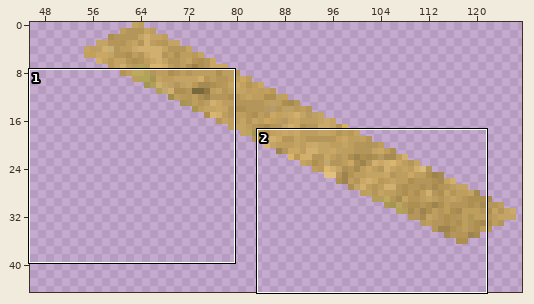
Two versions of one sprite sheet, data/images/terrain/beach/beach2.png. Above, an overview of the earlier version with the close-up marked.
Close-up. Before the edit:
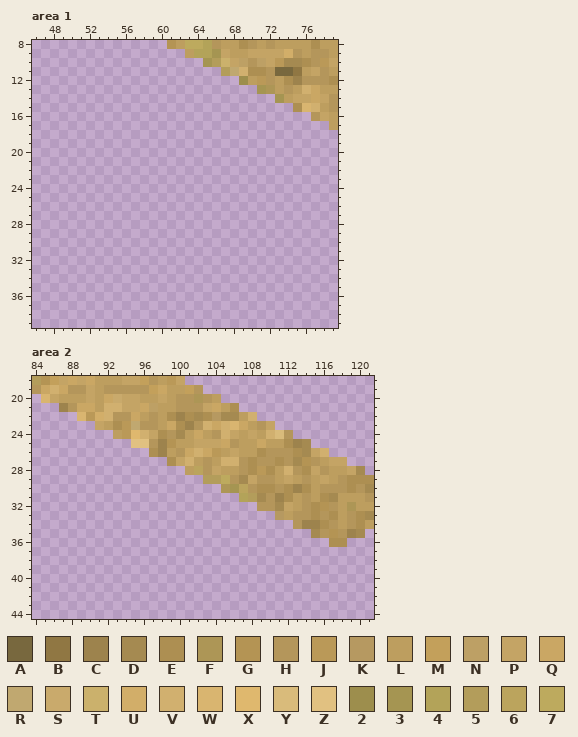
The file is 128x64 pixels. Colours within 5 levels of each other are drawn and written as one. Shown: area 1: x 46..79, y 8..39; area 2: x 84..121, y 18..44. The wide view leaves out empty margins.
Palette (. is transparent): A #78683e  B #907743  C #9d834d  D #a58a51  E #ad8f52  F #ad9656  G #b49454  H #b4965b  J #ba9958  K #b69961  L #bd9e5f  M #c3a05b  N #bda065  P #c4a465  Q #caa764  R #c0a870  S #c9aa6c  T #cbb16c  U #d2ae69  V #d1b06f  W #d9b570  X #dfb86e  Y #d9bb7b  Z #e1c181  2 #9d8e4d  3 #a59552  4 #b3a359  5 #b39d5b  6 #bba45d  7 #bdaa5e
Pixels before, area 1, first column x 61:
 8 GL774HLLEHLHLLLLELL
 9 ..L443PLLPPPPUHLHHL
10 ....35TPNHNPJDDEHJP
11 ......5RVEEHAABLPHL
12 ........2LJHLECHHHE
13 ..........3FLHLVQLL
14 ............3LPPQPH
15 ..............EWVLH
16 ................HPL
17 ..................L
Pixels before, area 2, first column x 84:
18 5GMPQPQLLLPPMHLJP.....................
19 HQVQHHPLHHHHHMQLLMH...................
20 .WPLLLPLQSPPLLPLHHFHL.................
21 ...CHQQLVVPPQNLLHHHPQLE...............
22 .....WJUVHHQLHLECEDEKDDLV.............
23 .......PLEJRHHLQECHVQVWQLHP...........
24 .........LJXVPEHDLQLHVPLPLVYH.........
25 ...........ZZHCGLLPPPQHLLQLLECD.......
26 .............ECLHQVQJLPLLEHHHEDPV.....
27 ...............EPVLHLVVHEHHEHDGHLPP...
28 .................L6HPLLHEJELVHEPHLLPD.
29 ...................557HDPHHLPLHLPLHEEE
30 .....................F36HEEHECELHHHEHD
31 .......................45DHCELHLEDLLLH
32 .........................HHDPLHEGHLFLL
33 ...........................KLHHEHELHED
34 .............................HCCEHLHEL
35 ...............................DHGHCD.
36 .................................EE...
New version:
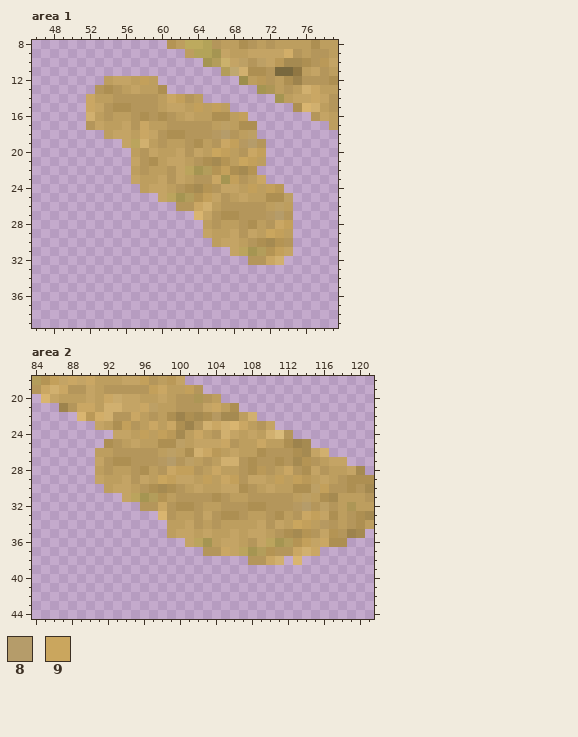
Colours new in this view: 8 #b59c6a  9 #caa65e
Changes in this commit:
{"where": "area 1"}
{"y":12,"x":54,"old":"......","new":"LPPLML"}
{"y":13,"x":53,"old":"........","new":"HEHLPLLE"}
{"y":14,"x":52,"old":".............","new":"QLLHHHHHLQMHL"}
{"y":15,"x":52,"old":"................","new":"QPHEEHHHLPPLMLML"}
{"y":16,"x":52,"old":"..................","new":"VLHLLHEHEHLPLLEELM"}
{"y":17,"x":52,"old":"...................","new":"HPLLPHQLLHHHHHLNLEE"}
{"y":18,"x":54,"old":".................","new":"LPPLQPHEEHHHK8HLN"}
{"y":19,"x":56,"old":"................","new":"P6VLHLLHELHQMK8H"}
{"y":20,"x":57,"old":"...............","new":"LHPLLPHPL9MLHQM"}
{"y":21,"x":57,"old":"...............","new":"PHELPPLHEDGL9ML"}
{"y":22,"x":57,"old":"..............","new":"LHLLHP635GMEDG"}
{"y":23,"x":57,"old":"...............","new":"PLLPHPLHHQ3MHLQ"}
{"y":24,"x":58,"old":"................","new":"LPPLHEDGHPPLMLMJ"}
{"y":25,"x":60,"old":"...............","new":"P635GMPHLPLLEEN"}
{"y":26,"x":62,"old":".............","new":"HHQVLHHHHHLNL"}
{"y":27,"x":64,"old":"...........","new":"WPHEEHHHK8H"}
{"y":28,"x":65,"old":"..........","new":"LHLLHELHQM"}
{"y":29,"x":65,"old":"..........","new":"PLLPHPL9ML"}
{"y":30,"x":66,"old":".........","new":"LPPLHEDGH"}
{"y":31,"x":68,"old":".......","new":"P635GMP"}
{"y":32,"x":70,"old":"....","new":"HHQV"}
{"where": "area 2"}
{"y":23,"x":94,"old":"JRHH","new":"MHLQ"}
{"y":24,"x":93,"old":"LJXVPEH","new":"PPLMLMJ"}
{"y":25,"x":92,"old":"...ZZHCGL","new":"EHLPLLEEN"}
{"y":26,"x":91,"old":"......ECLHQ","new":"LLHHHHHLNLE"}
{"y":27,"x":91,"old":"........EPV","new":"PHEEHHHK8HN"}
{"y":28,"x":91,"old":"..........L6HP","new":"LHLLHELHQMMHLQ"}
{"y":28,"x":110,"old":"E","new":"H"}
{"y":28,"x":112,"old":"V","new":"Q"}
{"y":29,"x":91,"old":"............557HD","new":"PLLPHPL9MPPLMLQMH"}
{"y":29,"x":109,"old":"HHLPLH","new":"PLMLMJ"}
{"y":30,"x":92,"old":".............F36","new":"LPPLHEDEHLPLLPPE"}
{"y":30,"x":109,"old":"EEHEC","new":"LPLLE"}
{"y":30,"x":115,"old":"LH","new":"NM"}
{"y":31,"x":94,"old":".............45D","new":"P635GLHHHHEHLLHH"}
{"y":31,"x":111,"old":"CE","new":"HH"}
{"y":31,"x":114,"old":"H","new":"N"}
{"y":32,"x":96,"old":".............H","new":"HHQHEEHLLHHHEE"}
{"y":32,"x":111,"old":"DPLHEG","new":"HHK8HN"}
{"y":33,"x":98,"old":".............K","new":"WHLLHPHEEHLLHE"}
{"y":33,"x":114,"old":"HEH","new":"QMP"}
{"y":34,"x":99,"old":"..............HCCE","new":"LLPHLHLLLLPHPL9MLK"}
{"y":35,"x":99,"old":"................DH","new":"LPPLPLLPLPPLHEDGHP"}
{"y":36,"x":101,"old":"................","new":"P63LPPLHP635GMPQ"}
{"y":37,"x":103,"old":".............","new":"HHQP635GHHQVQ"}
{"y":38,"x":108,"old":"....","new":"HHQV"}
{"y":38,"x":113,"old":".","new":"W"}
{"label":"added","picture_box":[86,76,293,265]}
{"label":"changed","picture_box":[95,421,329,565]}
